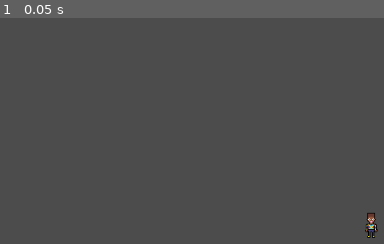
Above: before the commit, frame 1.
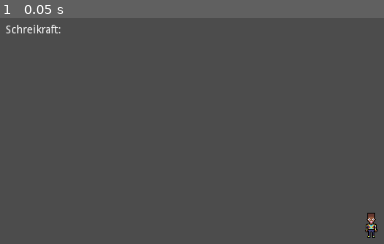
Above: after the commit, the same moment.

Repository: Tzoop/KlausKGitHub
Game: Godot game, scene res://Scenes/MainScene.tscn
Same seed, same stepped clock (60 frames per second), same inputs: the game is played once before the commit and once after it.
Inputs:
- Up to frame 1 (0.05 s): no input

The runs differ from the first frame. In frame 1, 0.3% of the frame differs, in the area x 1-16%, y 3-8%.

Commit message:
RichTextLabel addet

Diff:
--- a/Scenes/MainScene.tscn
+++ b/Scenes/MainScene.tscn
@@ -8,3 +8,32 @@
 
 position = Vector2( 487.929, 267.288 )
 texture = ExtResource( 1 )
+
+[node name="RichTextLabel" type="RichTextLabel" parent="." index="1"]
+
+anchor_left = 0.0
+anchor_top = 0.0
+anchor_right = 0.0
+anchor_bottom = 0.0
+margin_left = 20.0
+margin_top = 10.0
+margin_right = 110.0
+margin_bottom = 30.0
+rect_pivot_offset = Vector2( 0, 0 )
+rect_clip_content = true
+mouse_filter = 0
+mouse_default_cursor_shape = 0
+size_flags_horizontal = 1
+size_flags_vertical = 1
+bbcode_enabled = false
+bbcode_text = ""
+visible_characters = -1
+percent_visible = 1.0
+meta_underlined = true
+tab_size = 4
+text = "Schreikraft:"
+scroll_active = false
+scroll_following = false
+selection_enabled = false
+override_selected_font_color = false
+_sections_unfolded = [ "Rect", "custom_fonts" ]
